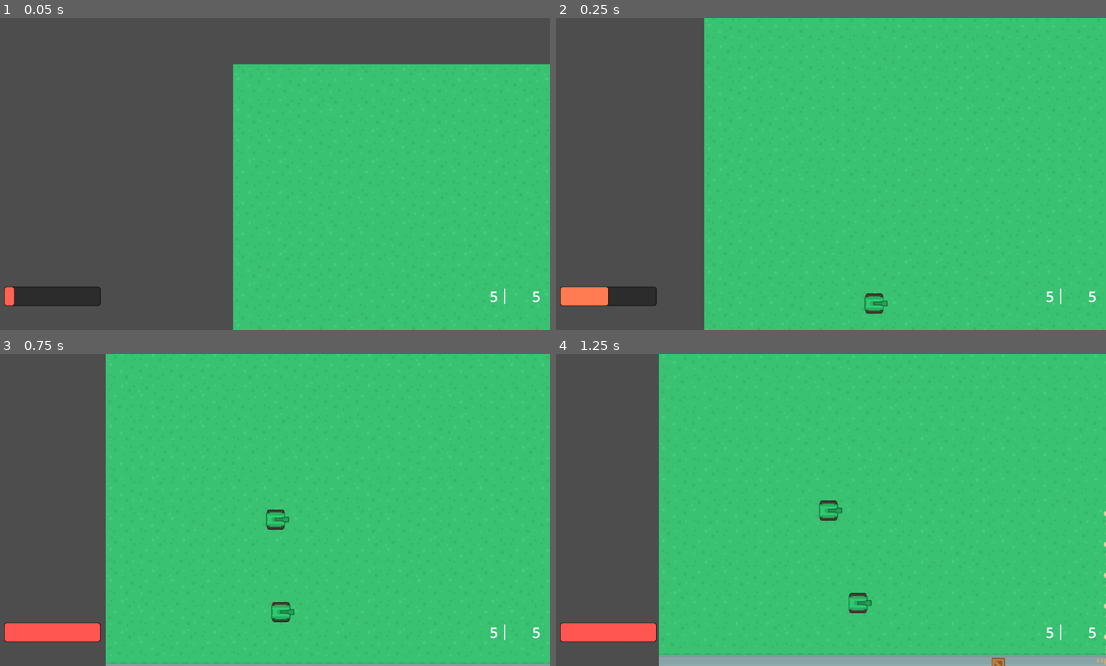
Above: before the commit, frames 1-4 (two rows, left to right).
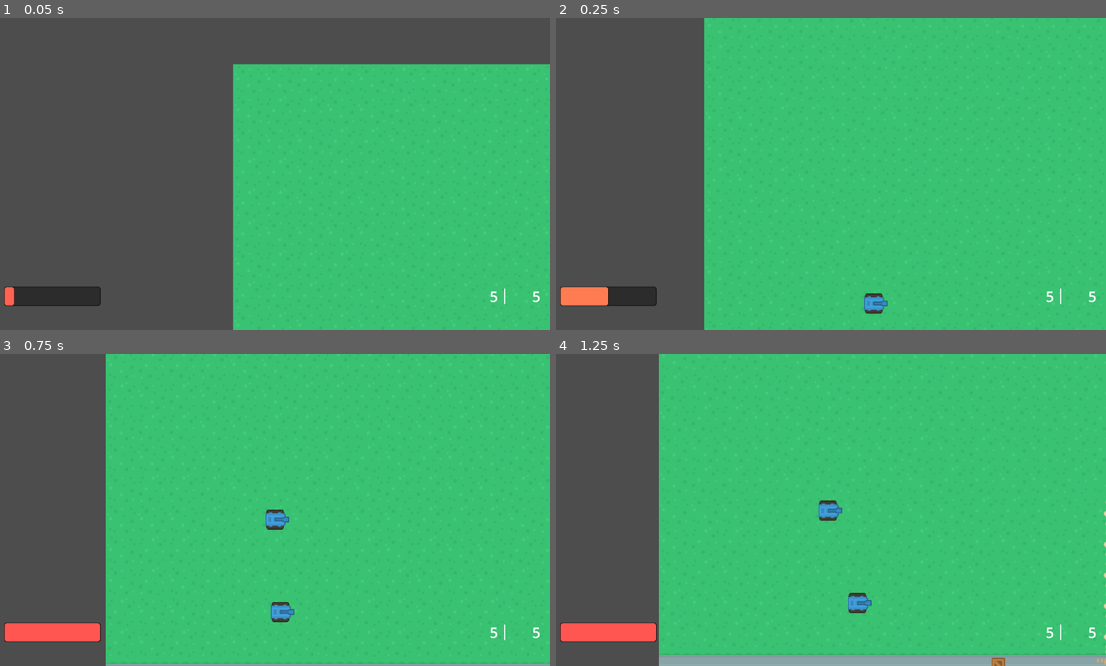
Above: after the commit, the same moments.

Repository: BrianMosbeux/Steel_Storm
Game: Godot game, scene res://scenes/main.tscn
Two runs of this game, one before a commit and one after it. Both use one fixed random seed, a clock stepped at 60 frames per second and the inputs below.
Inputs:
- Up to frame 1 (0.05 s): no input
- Up to frame 2 (0.25 s): no input
- Up to frame 3 (0.75 s): no input
- Up to frame 4 (1.25 s): no input

Frame 1 is identical in both runs. In frame 2, 0.2% of the frame differs, in the area x 56-61%, y 88-95%; in frame 3, 0.4%; in frame 4, 0.4%, in the area x 47-58%, y 46-84%.

Commit message:
Fix 4 npc respawning instead of 5 when player in teamn and update sprites
in map_ai.gd update spawn_unit() function so that player_instance is add as child of unit_container
when looping through units in function assign_next_capturable_base_to_unit() check if unit != player_instance before calling function set_unit_ai_to_advance_to_next_base()

Diff:
--- a/scenes/ally.tscn
+++ b/scenes/ally.tscn
@@ -1,21 +1,21 @@
 [gd_scene load_steps=8 format=3 uid="uid://c70mhmkbqph6e"]
 
 [ext_resource type="Script" path="res://scripts/npc.gd" id="1_r3om5"]
-[ext_resource type="Texture2D" uid="uid://dn5iiv23s65w8" path="res://assets/sprites/tank_green/tankBody_green_outline.png" id="2_2oofs"]
+[ext_resource type="Texture2D" uid="uid://bdqvfi72v3sia" path="res://assets/sprites/tank_blue/tankBody_blue_outline.png" id="2_t2o7d"]
 [ext_resource type="PackedScene" uid="uid://b8bndbs0iyr2s" path="res://scenes/weapon.tscn" id="3_xuioy"]
 [ext_resource type="PackedScene" uid="uid://bgq8mwc07yl6s" path="res://scenes/health.tscn" id="4_04kth"]
 [ext_resource type="PackedScene" uid="uid://b4yl30yst7kit" path="res://scenes/ai.tscn" id="5_28srq"]
 [ext_resource type="PackedScene" uid="uid://hcjwhwueve55" path="res://scenes/team.tscn" id="6_yqtis"]
 
 [sub_resource type="RectangleShape2D" id="RectangleShape2D_ynfwj"]
-size = Vector2(40, 42)
+size = Vector2(42, 42)
 
 [node name="Ally" type="CharacterBody2D" groups=["enemies"]]
 script = ExtResource("1_r3om5")
 
 [node name="TankBodySprite" type="Sprite2D" parent="."]
 rotation = -1.5708
-texture = ExtResource("2_2oofs")
+texture = ExtResource("2_t2o7d")
 
 [node name="CollisionShape2D" type="CollisionShape2D" parent="."]
 shape = SubResource("RectangleShape2D_ynfwj")
--- a/scenes/bullet.tscn
+++ b/scenes/bullet.tscn
@@ -1,7 +1,7 @@
 [gd_scene load_steps=4 format=3 uid="uid://b3fe3kwa7sxcl"]
 
 [ext_resource type="Script" path="res://scripts/bullet.gd" id="1_6eju1"]
-[ext_resource type="Texture2D" uid="uid://cwkrc50ajkegg" path="res://assets/sprites/tank_green/bulletGreen1_outline.png" id="2_je2c6"]
+[ext_resource type="Texture2D" uid="uid://cle7ftqai4kup" path="res://assets/sprites/tank_dark/bulletDark1_outline.png" id="2_k80tu"]
 
 [sub_resource type="RectangleShape2D" id="RectangleShape2D_ges3b"]
 size = Vector2(14, 8)
@@ -11,7 +11,7 @@
 
 [node name="BulletSprite" type="Sprite2D" parent="."]
 rotation = 1.5708
-texture = ExtResource("2_je2c6")
+texture = ExtResource("2_k80tu")
 
 [node name="BulletShape" type="CollisionShape2D" parent="."]
 shape = SubResource("RectangleShape2D_ges3b")
--- a/scenes/player.tscn
+++ b/scenes/player.tscn
@@ -1,20 +1,20 @@
 [gd_scene load_steps=7 format=3 uid="uid://ccbtfuru36i8s"]
 
 [ext_resource type="Script" path="res://scripts/player.gd" id="1_xffjq"]
-[ext_resource type="Texture2D" uid="uid://dn5iiv23s65w8" path="res://assets/sprites/tank_green/tankBody_green_outline.png" id="2_fkh4r"]
+[ext_resource type="Texture2D" uid="uid://bdqvfi72v3sia" path="res://assets/sprites/tank_blue/tankBody_blue_outline.png" id="2_bdwpo"]
 [ext_resource type="PackedScene" uid="uid://b8bndbs0iyr2s" path="res://scenes/weapon.tscn" id="3_87jxi"]
 [ext_resource type="PackedScene" uid="uid://bgq8mwc07yl6s" path="res://scenes/health.tscn" id="4_ilv1t"]
 [ext_resource type="PackedScene" uid="uid://hcjwhwueve55" path="res://scenes/team.tscn" id="5_ebwkj"]
 
 [sub_resource type="RectangleShape2D" id="RectangleShape2D_ynfwj"]
-size = Vector2(40, 42)
+size = Vector2(42, 42)
 
 [node name="Player" type="CharacterBody2D" groups=["players"]]
 script = ExtResource("1_xffjq")
 
 [node name="TankBodySprite" type="Sprite2D" parent="."]
 rotation = -1.5708
-texture = ExtResource("2_fkh4r")
+texture = ExtResource("2_bdwpo")
 
 [node name="CollisionShape2D" type="CollisionShape2D" parent="."]
 shape = SubResource("RectangleShape2D_ynfwj")
--- a/scenes/weapon.tscn
+++ b/scenes/weapon.tscn
@@ -2,7 +2,7 @@
 
 [ext_resource type="Script" path="res://scripts/weapon.gd" id="1_esokv"]
 [ext_resource type="PackedScene" uid="uid://b3fe3kwa7sxcl" path="res://scenes/bullet.tscn" id="2_spg4l"]
-[ext_resource type="Texture2D" uid="uid://tqwiyi42r2ws" path="res://assets/sprites/tank_green/tankGreen_barrel2_outline.png" id="3_r6nkd"]
+[ext_resource type="Texture2D" uid="uid://c70xsmubjckjp" path="res://assets/sprites/tank_blue/tankBlue_barrel2_outline.png" id="3_2rc06"]
 [ext_resource type="Texture2D" uid="uid://vjq8gj2xt0nb" path="res://assets/sprites/muzzle_flash/shotLarge.png" id="4_sfx60"]
 
 [sub_resource type="Animation" id="Animation_kkxlb"]
@@ -89,13 +89,13 @@
 [node name="TankBarrel2Sprite" type="Sprite2D" parent="."]
 position = Vector2(13, -2.79753e-06)
 rotation = -1.5708
-texture = ExtResource("3_r6nkd")
+texture = ExtResource("3_2rc06")
 
 [node name="EndOfGun" type="Marker2D" parent="."]
-position = Vector2(36, 0)
+position = Vector2(38, 0)
 
 [node name="GunDirection" type="Marker2D" parent="."]
-position = Vector2(44, 0)
+position = Vector2(46, 0)
 
 [node name="WeaponCooldown" type="Timer" parent="."]
 one_shot = true
--- a/scripts/map_ai.gd
+++ b/scripts/map_ai.gd
@@ -65,7 +65,7 @@
 	#if base_location == null and base_location == Vector2.ZERO:
 		#return
 	for unit in unit_container.get_children():
-		if unit != Player:
+		if unit != player_instance:
 			set_unit_ai_to_advance_to_next_base(unit)
 
 func set_unit_ai_to_advance_to_next_base(unit):
@@ -79,7 +79,7 @@
 		player_instance = Player.instantiate()
 		player_instance.global_position = respawn_point.global_position
 		player_instance.global_rotation = respawn_point.global_rotation
-		add_child(player_instance)
+		unit_container.add_child(player_instance)
 		player_instance.connect("died", handle_unit_death)
 		player_instance.set_camera_transform(camera_2d.get_path())
 		hud.set_player(player_instance)
@@ -93,14 +93,14 @@
 		set_unit_ai_to_advance_to_next_base(unit_instance)
 
 func handle_unit_death():
-	if unit_container.get_children().size() < max_units_alive and respawn_timer.is_stopped():
+	if respawn_timer.is_stopped() and unit_container.get_children().size() < max_units_alive:
 		respawn_timer.start()
 
 func _on_respawn_timer_timeout():
 	var respawn_point = respawn_points[next_spawn_to_use]
 	spawn_unit(respawn_point)
-	if unit_container.get_children().size() < max_units_alive:
-		respawn_timer.start()
 	next_spawn_to_use += 1
 	if next_spawn_to_use == respawn_points.size():
 		next_spawn_to_use = 0
+	if unit_container.get_children().size() < max_units_alive:
+		respawn_timer.start()
Binary file added: assets/sprites/tank_2_blue/barrelBlue_outline.png
Not shown, added: assets/sprites/tank_2_blue/barrelBlue_outline.png.import
Binary file added: assets/sprites/tank_2_blue/tankBlue_outline.png
Not shown, added: assets/sprites/tank_2_blue/tankBlue_outline.png.import
Binary file added: assets/sprites/tank_blue/bulletBlue1_outline.png
Not shown, added: assets/sprites/tank_blue/bulletBlue1_outline.png.import
Binary file added: assets/sprites/tank_blue/bulletBlue2_outline.png
Not shown, added: assets/sprites/tank_blue/bulletBlue2_outline.png.import
Binary file added: assets/sprites/tank_blue/bulletBlue3_outline.png
Not shown, added: assets/sprites/tank_blue/bulletBlue3_outline.png.import
Binary file added: assets/sprites/tank_blue/tankBlue_barrel1_outline.png
Not shown, added: assets/sprites/tank_blue/tankBlue_barrel1_outline.png.import
(and 20 more such lines)
